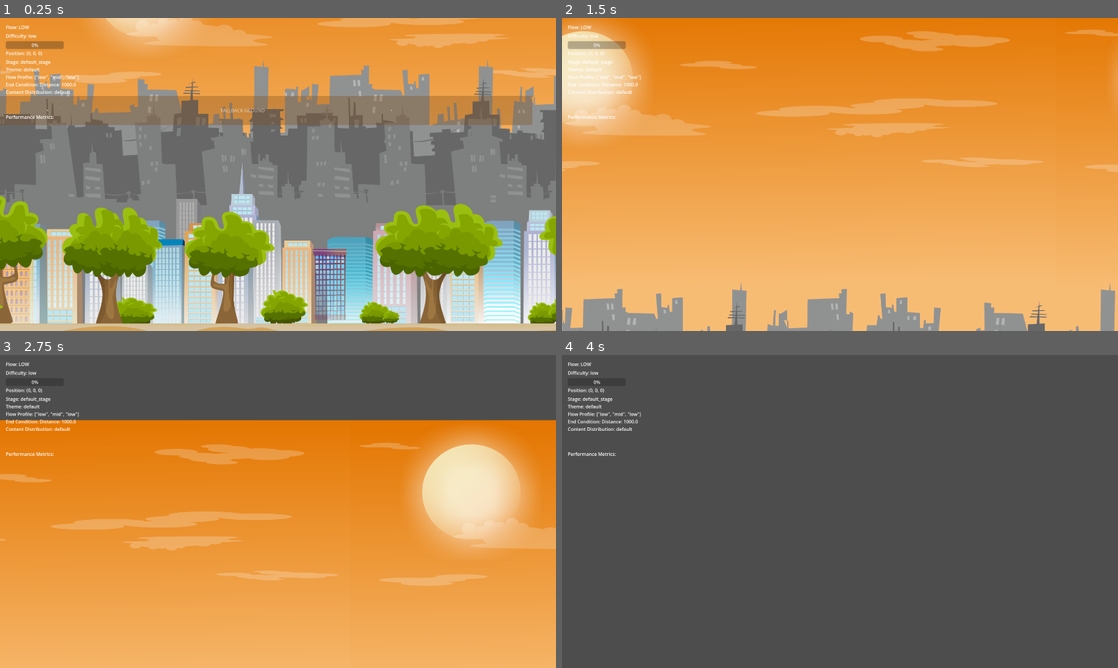
Above: before the commit, frames 1-4 (two rows, left to right).
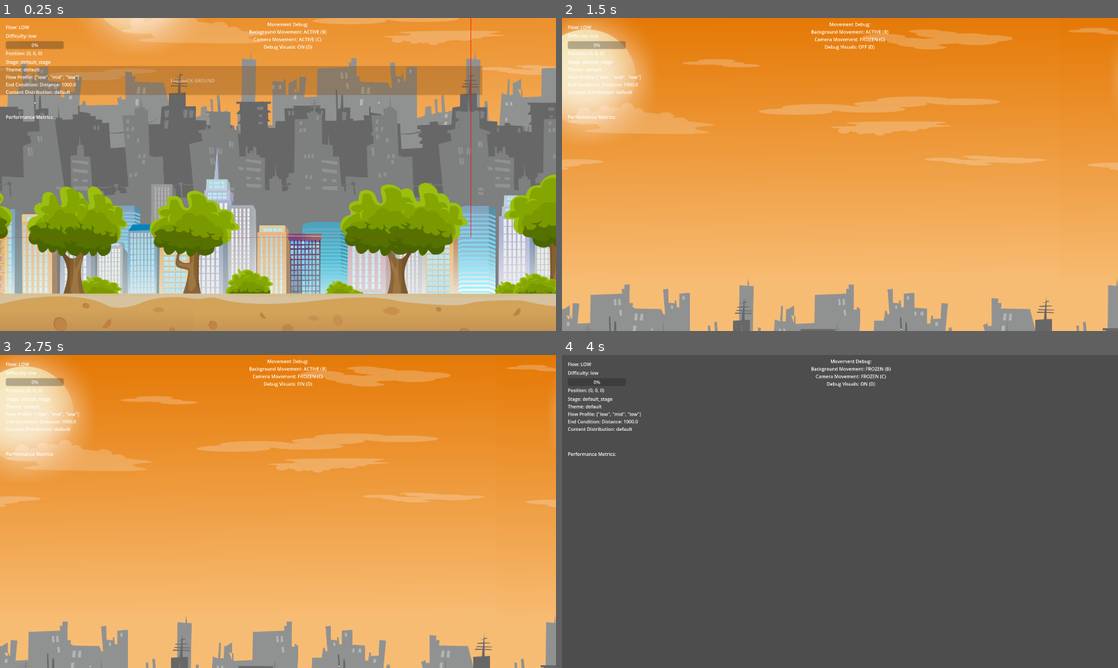
Above: after the commit, the same moments.

Repository: talofo/namoradinha
Game: Godot game, scene res://game/Game.tscn
Two runs of this game, one before a commit and one after it. Both use one fixed random seed, a clock stepped at 60 frames per second and the inputs below.
Inputs:
- Up to frame 1 (0.25 s): no input
- Up to frame 2 (1.5 s): tap Enter at 0.5 s; hold D 0.53-1.28 s; hold Space (boost) 0.53-1.28 s; tap C at 1.35 s
- Up to frame 3 (2.75 s): hold D from 2.03 s (still down); tap 1 at 2.1 s
- Up to frame 4 (4 s): tap 2 at 2.85 s; tap Space (boost) at 3.5 s; release D at 3.53 s; tap B at 3.6 s

The runs differ from the first frame. In frame 1, 58% of the frame differs, in the area x 0-100%, y 0-100%; in frame 2, 6.3%; in frame 3, 89%; in frame 4, 0.3%.

Commit message:
fixed player flickering but got camera weird behaviour now

Diff:
--- a/camera/subsystems/follow/FollowSystem.gd
+++ b/camera/subsystems/follow/FollowSystem.gd
@@ -12,7 +12,7 @@
     _previous_position = Vector2.ZERO
 
 func initialize() -> void:
-    _camera.position_smoothing_enabled = true
+    _camera.position_smoothing_enabled = false # Disable built-in smoothing
     _camera.position_smoothing_speed = _config.smoothing_speed
     _camera.enabled = false
 
--- a/game/Game.tscn
+++ b/game/Game.tscn
@@ -6,6 +6,7 @@
 [ext_resource type="PackedScene" uid="uid://c8q6y8j5x7q5v" path="res://stage/StageCompositionSystem/StageCompositionSystem.tscn" id="3_adwu5"]
 [ext_resource type="PackedScene" uid="uid://cci2iy8sxg7rk" path="res://environment/EnvironmentSystem.tscn" id="5_knu3h"]
 [ext_resource type="PackedScene" path="res://scripts/motion/MotionSystemNode.tscn" id="6_knu3h"]
+[ext_resource type="Script" uid="uid://dloys7gjcstci" path="res://scripts/player/debug/MovementDebugTools.gd" id="7_1vmna"]
 
 [node name="Game" type="Node2D"]
 script = ExtResource("1_i75et")
@@ -22,3 +23,7 @@
 
 [node name="EnvironmentSystem" parent="." instance=ExtResource("5_knu3h")]
 debug_mode = false
+
+[node name="MovementDebugTools" type="Node" parent="."]
+script = ExtResource("7_1vmna")
+metadata/_custom_type_script = "uid://dloys7gjcstci"
Not shown: 1 places in game/Game.tscn that only renumber resources
